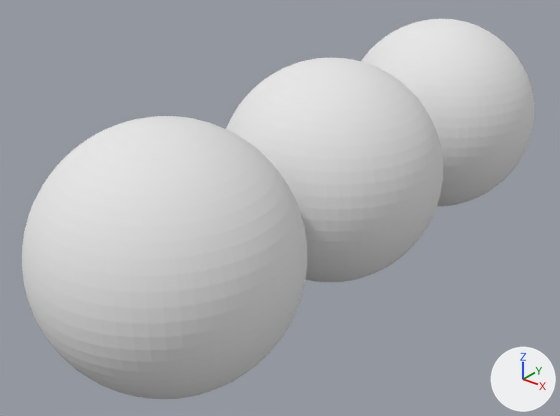
The Blender file art/3d design/world/skyboxes/skybox.blend, before and after one commit.
Both versions are drawn from a camera (50 mm lens) standing at (3.68, -3.31, 2.75) and looking at (-0.26, 1.61, -0.3). The axes (+X, +Y, +Z) are drawn at lower right. The lights are the same throughout.
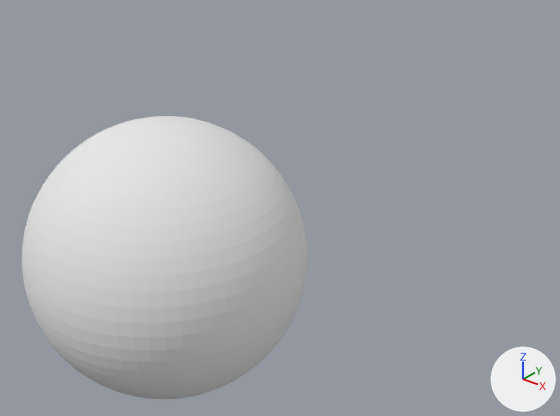
Commit message: skybox little change.

The edits, one by one:
Object 'Sphere.002' (ob_sphere_002) is deleted.
Object 'Sphere.001' (ob_sphere_001) is deleted.

Pixel boxes [x1, y1, x2, y2] of what changed, in the pictures (560 x 416 px):
'Sphere.001', deleted: before [226, 58, 443, 282]
'Sphere.002', deleted: before [361, 19, 534, 206]
